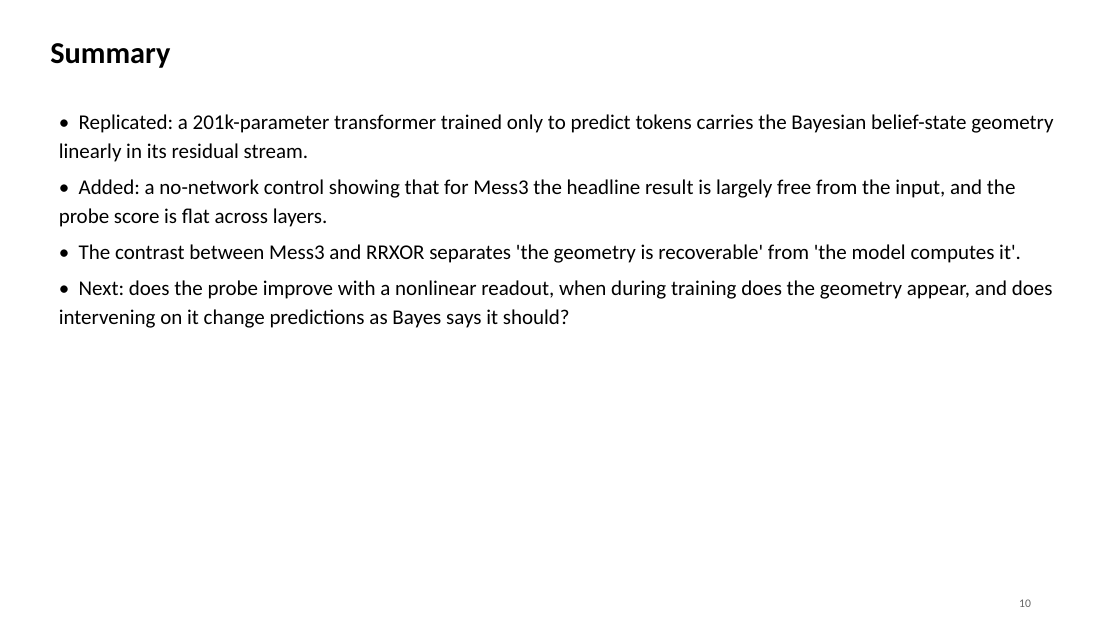
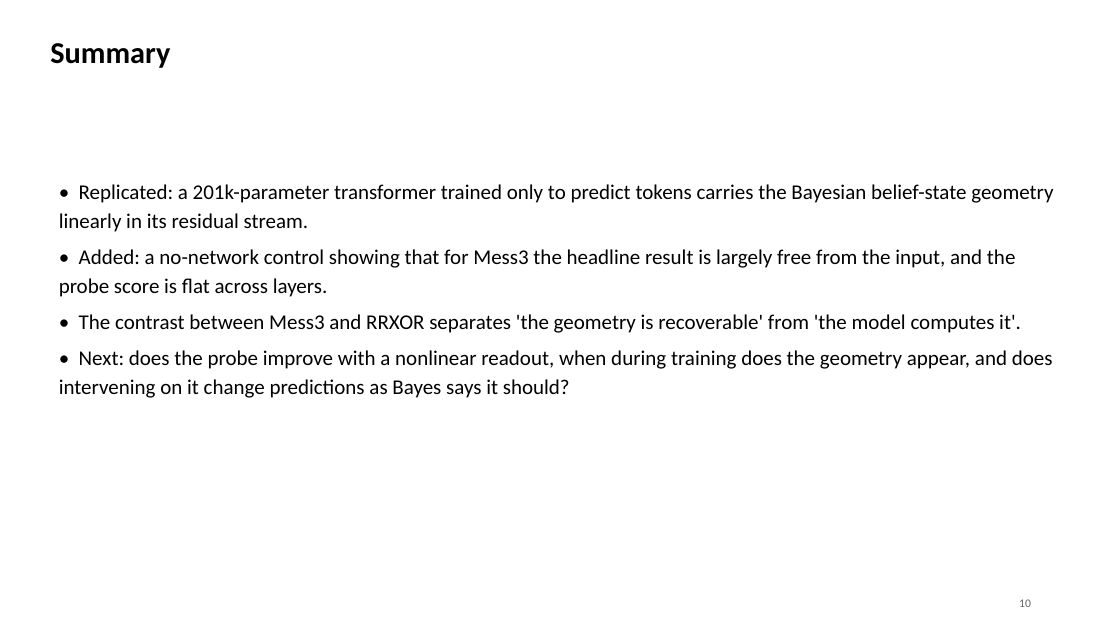
Before and after one commit to shouvik-majumder/belief-geometry, a slide deck: slide 10 of deck/belief_state_geometry.pptx. Drawn at 1120x630 pixels with LibreOffice and Linux fonts; fonts in the diff are those of the drawing. Boxes give left, top, right and bottom in pixels: in the first picture for what was removed or moved away, otherwise in the second. Text is boxed around its words. In the diff, an @@ line names an element or a change of style, - is before the commit and + after.

```diff
--- a/deck/belief_state_geometry.pptx
+++ b/deck/belief_state_geometry.pptx
@@ text "• Replicated: a 201k-parameter transformer ...": place and size @@
-text "• Replicated: a 201k-parameter transformer ..." at [59, 114, 1053, 328]
+text "• Replicated: a 201k-parameter transformer ..." at [59, 184, 1053, 398]
```
Also in this commit, not shown: 8 other slides changed, 10 other files.
